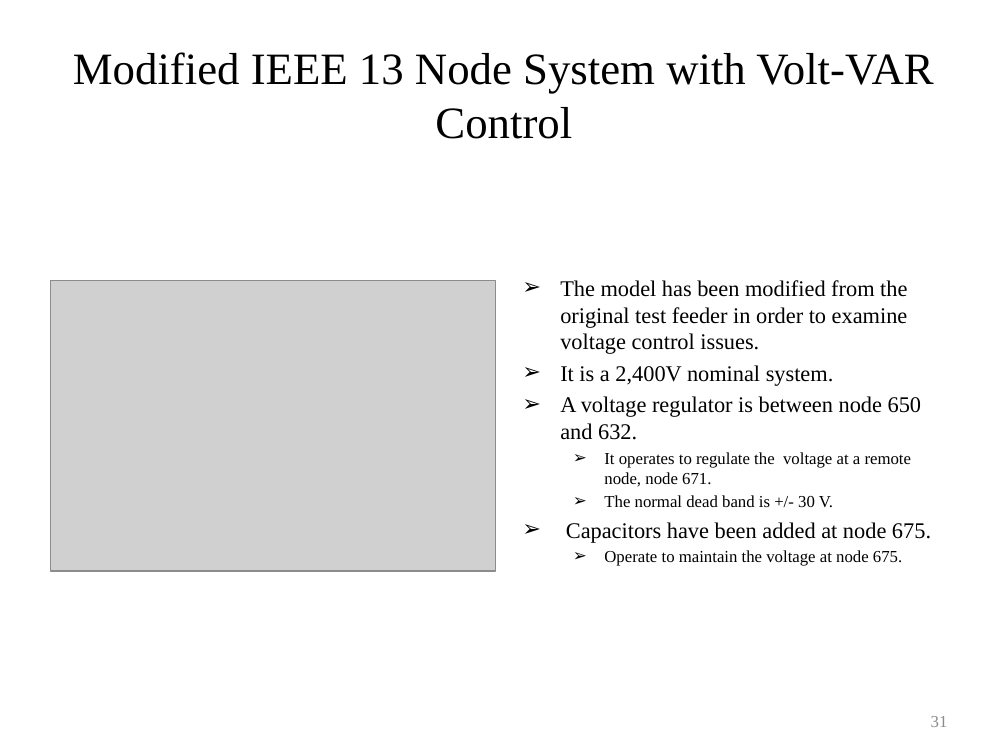
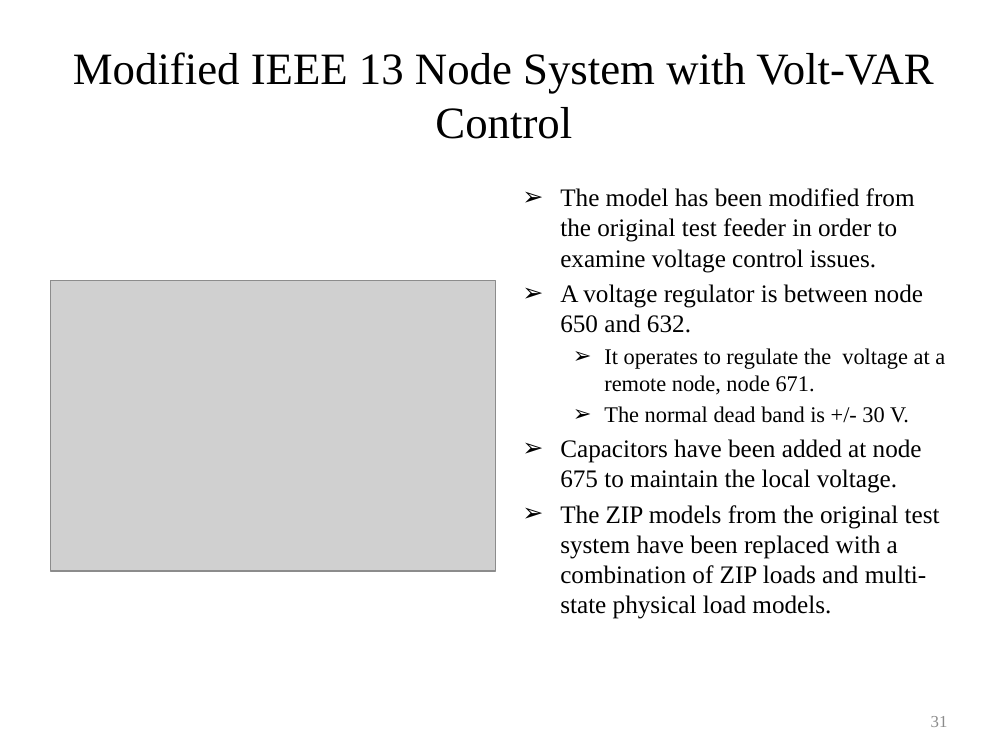
Before and after one commit to gridlab-d/course, a slide deck: slide 31 of University of Washington Class/Module 6 - Volt-VAR optimization.pptx. Drawn at 1008x756 pixels with LibreOffice and Linux fonts; fonts in the diff are those of the drawing; grey boxes stand for pictures. Boxes give left, top, right and bottom in pixels: in the first picture for what was removed or moved away, otherwise in the second. Text is boxed around its words. In the diff, an @@ line names an element or a change of style, - is before the commit and + after.

```diff
--- a/University of Washington Class/Module 6 - Volt-VAR optimization.pptx
+++ b/University of Washington Class/Module 6 - Volt-VAR optimization.pptx
@@ text "The model has been modified ...": place and size @@
-text "The model has been modified ..." at <box>560,280,931,566</box>
+text "The model has been modified ..." at <box>560,188,945,619</box>
@@ text at <box>560,188,945,423</box>: size 16 to 18 pt in "The model has been modified from the ...", "A voltage regulator is between node 650 ..."; size 12 to 16 pt in "It operates to regulate the voltage at ...", "The normal dead band is +/- 30 ..." @@
@@ text at <box>560,365,834,386</box>: paragraph removed @@
-➢ It is a 2,400V nominal system.
@@ text at <box>560,439,940,619</box>: text changed; size 12 to 18 pt @@
-➢ Capacitors have been added at node 675.
-  ➢ Operate to maintain the voltage at node 675.
+➢ Capacitors have been added at node 675 to maintain the local voltage.
+➢ The ZIP models from the original test system have been replaced with a combination of ZIP loads and multi-state physical load models.
```
Also in this commit, not shown: 20 other slides changed, 7 slides added, 9 slides removed.
